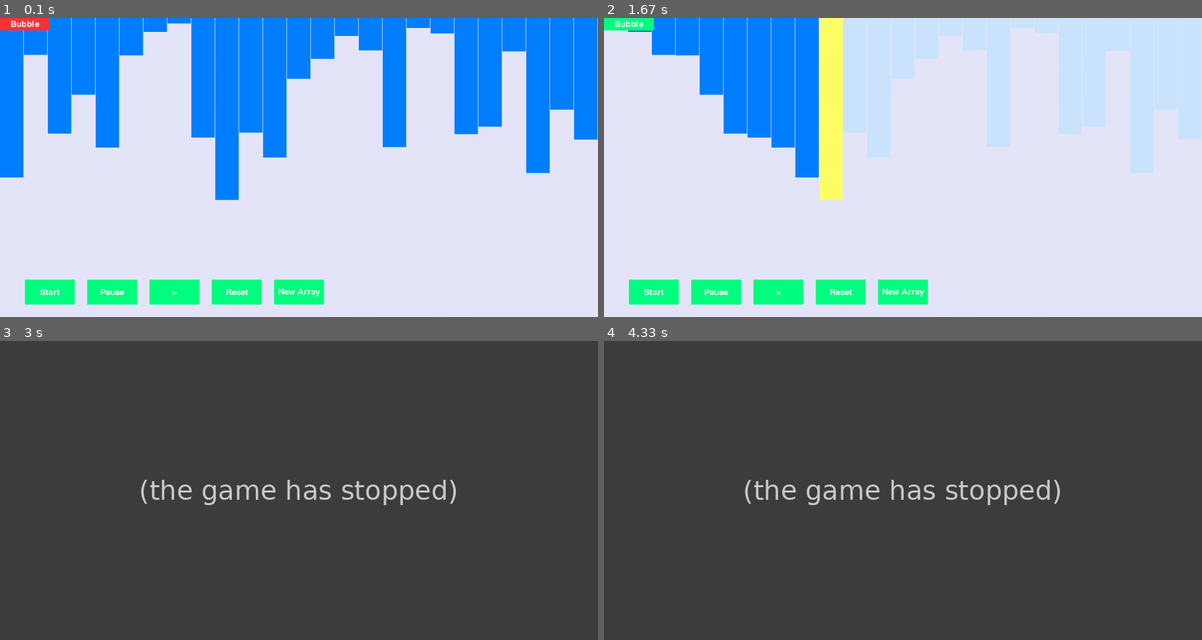
Above: before the commit, frames 1-4 (two rows, left to right).
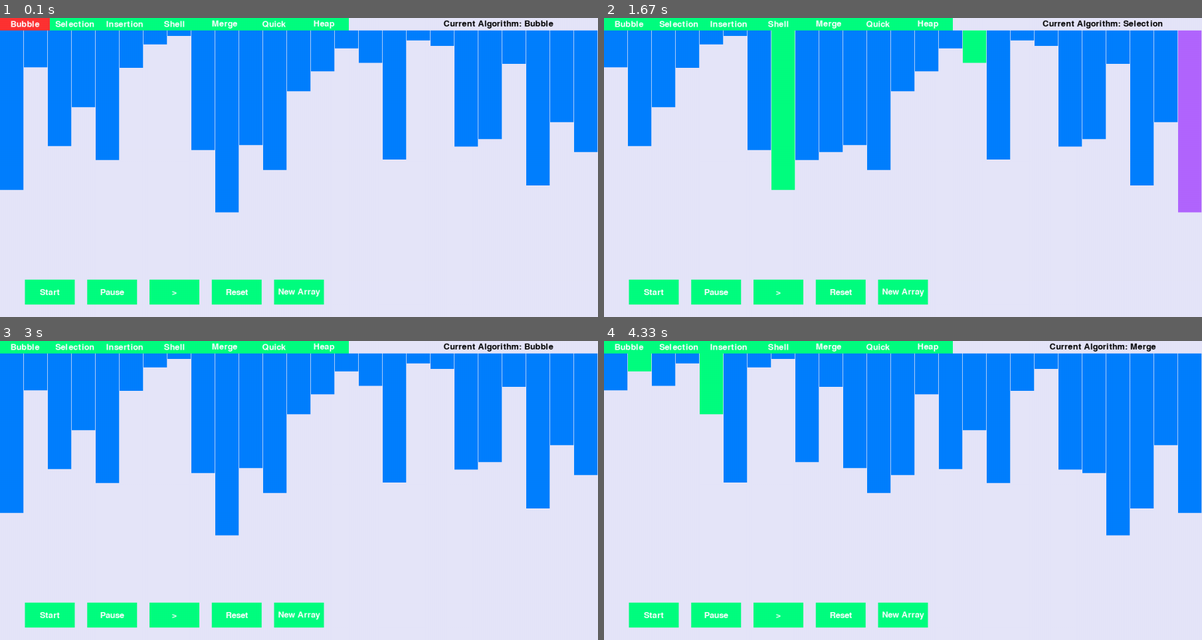
Above: after the commit, the same moments.

Repository: ColeB2/PygameSortingVis
Game: pygame game, started from main.py
The game is run twice, just before and just after one commit, with the same random seed, the same clock (stepped at 60 frames per second) and the same inputs.
Inputs (mouse positions are in pixels of both pictures, inside the frame that each line leads up to):
- Up to frame 1 (0.1 s): no input
- Up to frame 2 (1.67 s): press the mouse at (879, 23) at 0.37 s; move the mouse to (956, 47) at 0.47 s; release the mouse at (1034, 74) at 0.6 s; press the mouse at (651, 293) at 0.7 s; move the mouse to (675, 176) at 0.8 s; release the mouse at (705, 62) at 0.93 s; click (675, 23) at 1.05 s, where only the run after the commit has a clickable "Selection"; press the mouse at (717, 293) at 1.37 s; move the mouse to (885, 173) at 1.47 s; release the mouse at (1058, 53) at 1.6 s
- Up to frame 3 (3 s): click ">" at 1.72 s; click "Reset" at 2.05 s; press the mouse at (221, 346) at 2.37 s; move the mouse to (197, 391) at 2.47 s; release the mouse at (167, 433) at 2.6 s; press the mouse at (23, 346) at 2.7 s; move the mouse to (149, 469) at 2.8 s; release the mouse at (275, 595) at 2.93 s
- Up to frame 4 (4.33 s): press the mouse at (777, 346) at 3.03 s; move the mouse to (885, 406) at 3.13 s; release the mouse at (986, 463) at 3.27 s; click "Start" at 3.38 s; press the mouse at (729, 346) at 3.7 s; move the mouse to (765, 421) at 3.8 s; release the mouse at (801, 496) at 3.93 s; press the mouse at (825, 346) at 4.03 s; move the mouse to (962, 415) at 4.13 s; release the mouse at (1094, 484) at 4.27 s

The runs differ from the first frame. In frame 1, 8.0% of the frame differs, in the area x 0-100%, y 0-66%; in frame 2, 30%; in frame 3, 100%; in frame 4, 100%, in the area x 0-100%, y 0-100%.
Error before the commit: TypeError: SortingVisualizer.algo_button_function() missing 1 required positional argument: ...; the game stopped at 2.93 s (later frames are placeholders)

Commit message:
minimal visualizer. Refactring still left, and speed controls

Diff:
--- a/visualizer/menuUI.py
+++ b/visualizer/menuUI.py
@@ -126,6 +126,6 @@
                 color = LINE_SWAP
 
             line_width = ceil(DIS_X/self.num_lines)
-            line_rect = [line * line_width, 0,
+            line_rect = [line * line_width, 25,
                         line_width-1, self.line_array[line]]
             pygame.draw.rect(self.surface, color, line_rect)
--- a/visualizer/visualizer.py
+++ b/visualizer/visualizer.py
@@ -11,12 +11,12 @@
     import os, sys
     sys.path.append(os.path.join('.', 'algorithms'))
     from algorithms import (
-        bubble_sort, fast_bubble_sort, selection_sort, insertion_sort,
+        fast_bubble_sort, selection_sort, insertion_sort,
         shell_sort, merge_sort, heap_sort, quick_sort
         )
 else:
     from algorithms.algorithms import (
-        bubble_sort, fast_bubble_sort, selection_sort, insertion_sort,
+        fast_bubble_sort,selection_sort, insertion_sort,
         shell_sort, merge_sort, heap_sort, quick_sort
         )
 """
@@ -52,13 +52,13 @@
         self.line_array = []
         self.line_array_c = []
         self.generate_list()
-        self.current_algorithm = 'Insertion'
+        self.current_algorithm = 'Bubble'
+        self.algorithm_changed = 'False'
         self.run = True
         self.run_algo = False
         self.generator = None
         self.gen_last = None
         self.array_change = False
-        self.complete = False
         self.MenuUI = MenuUI(surface=surface)
         self.LineUI = LineUI(surface=surface, num_lines=self.num_lines,
             line_array=self.line_array)
@@ -81,12 +81,23 @@
                 self.reset_button.get_event(event)
                 self.new_array_button.get_event(event)
 
-                self.bubble_sort_button.get_event(event)
+                self.bubble_sort_button.get_event(event,  self.bubble_sort_button.text)
+                self.selection_sort_button.get_event(event,  self.selection_sort_button.text)
+                self.insertion_sort_button.get_event(event,  self.insertion_sort_button.text)
+                self.shell_sort_button.get_event(event,  self.shell_sort_button.text)
+                self.merge_sort_button.get_event(event,  self.merge_sort_button.text)
+                self.quick_sort_button.get_event(event,  self.quick_sort_button.text)
+                self.heap_sort_button.get_event(event,  self.heap_sort_button.text)
 
             """Main Loop Logic Handling"""
             if not self.generator:
                 algo = self.get_sorting_algorithm()
                 self.generator = algo(self.line_array)
+
+            if self.algorithm_changed:
+                algo = self.get_sorting_algorithm()
+                self.generator = algo(self.line_array)
+                self.algorithm_changed = False
 
             if self.run_algo:
                 try:
@@ -95,6 +106,7 @@
                 except StopIteration:
                     line_info = (None,None,None,None)
                     self.gen_last = None
+                    self.run_algo = False
 
             elif not self.run_algo:
                 if self.gen_last:
@@ -113,8 +125,6 @@
 
     def get_sorting_algorithm(self):
         if self.current_algorithm == 'Bubble':
-            return bubble_sort
-        elif self.current_algorithm == 'Fast Bubble':
             return fast_bubble_sort
         elif self.current_algorithm == 'Selection':
             return selection_sort
@@ -126,7 +136,7 @@
             return merge_sort
         elif self.current_algorithm == 'Heap':
             return heap_sort
-        elif self.current_algorithm == 'Quick Sort':
+        elif self.current_algorithm == 'Quick':
             return quick_sort
 
 
@@ -148,17 +158,17 @@
 
 
     def start_button_function(self):
-        if self.run_algo == False and self.complete == False:
+        if self.run_algo == False:
             self.run_algo = True
 
 
     def next_button_function(self):
-        """CREATE ALGORITHM GENERATOR FUNCTION"""
-        if self.generator == None:
-            algo = self.get_sorting_algorithm()
-            self.generator = algo(self.line_array)
-        line_info = next(self.generator)
-        self.gen_last = (line_info)
+        try:
+            line_info = next(self.generator)
+            self.gen_last = line_info
+        except StopIteration:
+            line_info = (None,None,None,None)
+            self.gen_last = None
 
 
     def _reset(self):
@@ -166,7 +176,6 @@
         self.array_change = True
         self.generator = None
         self.gen_last = None
-        self.complete = False
 
 
     def reset_button_function(self):
@@ -183,6 +192,15 @@
 
     def algo_button_function(self, button_text):
         self.current_algorithm = str(button_text)
+        self.algorithm_changed = True
+
+    def current_algo_text(self):
+        self.font = pygame.font.Font(None, 25)
+        self.pg_text = self.font.render(f"Current Algorithm: {self.current_algorithm}", True, (0,0,0))
+        self.text_rect = self.pg_text.get_rect()
+        self.text_rect.center = pygame.Rect((800,0, 400, 25)).center
+        surface.blit(self.pg_text, self.text_rect)
+
 
 
     def draw_menu(self):
@@ -193,6 +211,14 @@
         self.new_array_button.update(surface)
 
         self.bubble_sort_button.update(surface)
+        self.selection_sort_button.update(surface)
+        self.insertion_sort_button.update(surface)
+        self.shell_sort_button.update(surface)
+        self.merge_sort_button.update(surface)
+        self.quick_sort_button.update(surface)
+        self.heap_sort_button.update(surface)
+
+        self.current_algo_text()
 
 
     def create_buttons(self):
@@ -215,6 +241,18 @@
     def algo_buttons(self):
         self.bubble_sort_button = Button(rect=(0,0,100,25), text='Bubble',
             function=self.algo_button_function)
+        self.selection_sort_button = Button(rect=(100,0,100,25), text='Selection',
+            function=self.algo_button_function)
+        self.insertion_sort_button = Button(rect=(200,0,100,25), text='Insertion',
+            function=self.algo_button_function)
+        self.shell_sort_button = Button(rect=(300,0,100,25), text='Shell',
+            function=self.algo_button_function)
+        self.merge_sort_button = Button(rect=(400,0,100,25), text='Merge',
+            function=self.algo_button_function)
+        self.quick_sort_button = Button(rect=(500,0,100,25), text='Quick',
+            function=self.algo_button_function)
+        self.heap_sort_button = Button(rect=(600,0,100,25), text='Heap',
+            function=self.algo_button_function)
 
 
     def draw(self, line_info):
